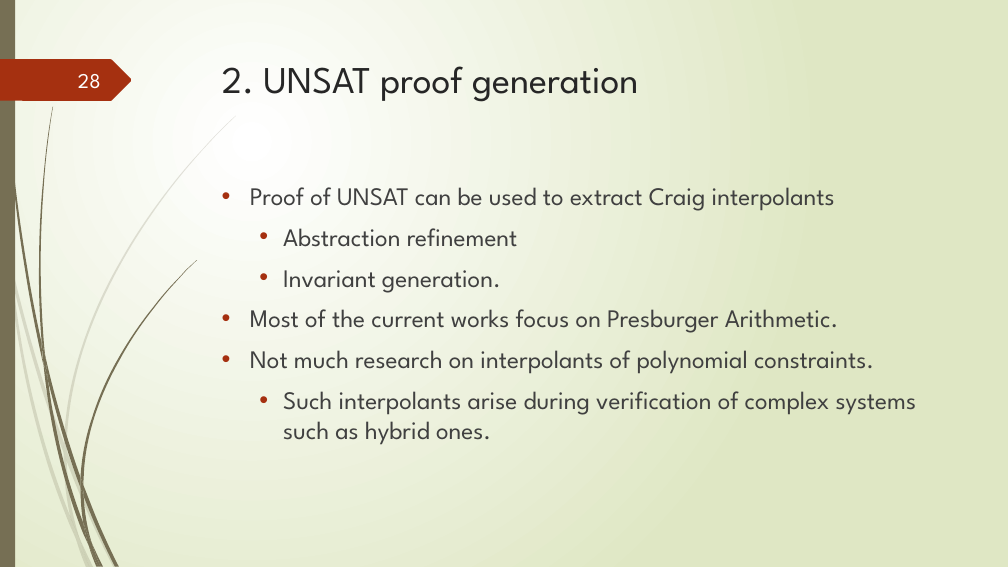
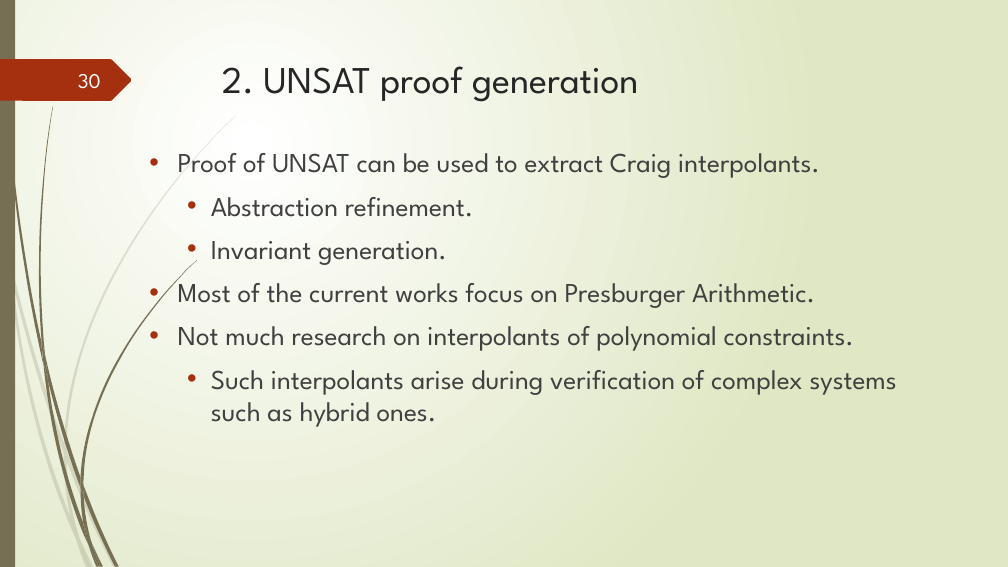
Before and after one commit to tungvx/raSAT, a slide deck: slide 30 of report/midterm.pptx (slide 28 before the commit). Drawn at 1008x567 pixels with LibreOffice and Linux fonts; fonts in the diff are those of the drawing. Boxes give left, top, right and bottom in pixels: in the first picture for what was removed or moved away, otherwise in the second. Text is boxed around its words. In the diff, an @@ line names an element or a change of style, - is before the commit and + after.

```diff
--- a/report/midterm.pptx
+++ b/report/midterm.pptx
@@ page number at box(78, 74, 101, 89): text changed @@
-28
+30
@@ text "Proof of UNSAT can be ...": place and size @@
-text "Proof of UNSAT can be ..." at box(250, 187, 917, 445)
+text "Proof of UNSAT can be ..." at box(178, 153, 897, 427)
@@ text at box(178, 153, 820, 217): text changed; size 24.1 to 26 pt @@
-• Proof of UNSAT can be used to extract Craig interpolants
-  • Abstraction refinement
+• Proof of UNSAT can be used to extract Craig interpolants.
+  • Abstraction refinement.
@@ text at box(178, 241, 897, 427): size 24.1 to 26 pt in "Invariant generation.", "Most of the current works focus on ...", "Not much research on interpolants of polynomial ...", "Such interpolants arise during verification of complex ..." @@
```
Also in this commit, not shown: 11 other slides changed, 2 slides added, 1 other file.
